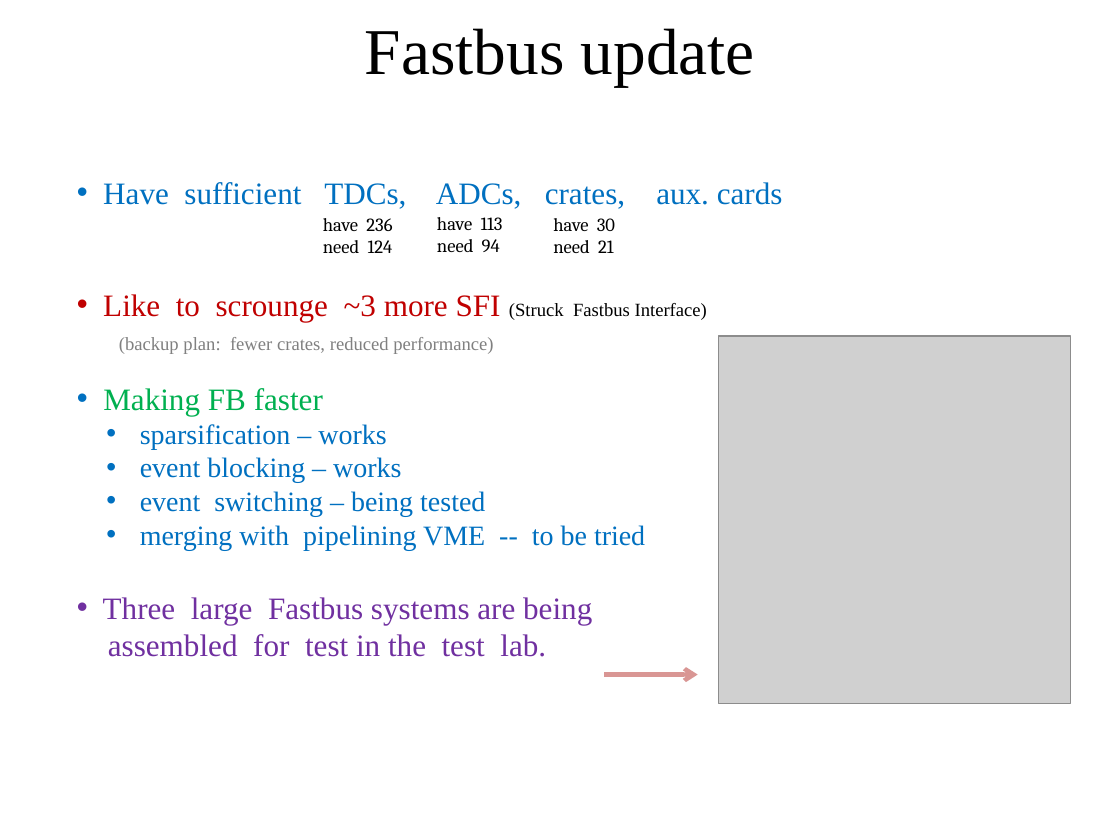
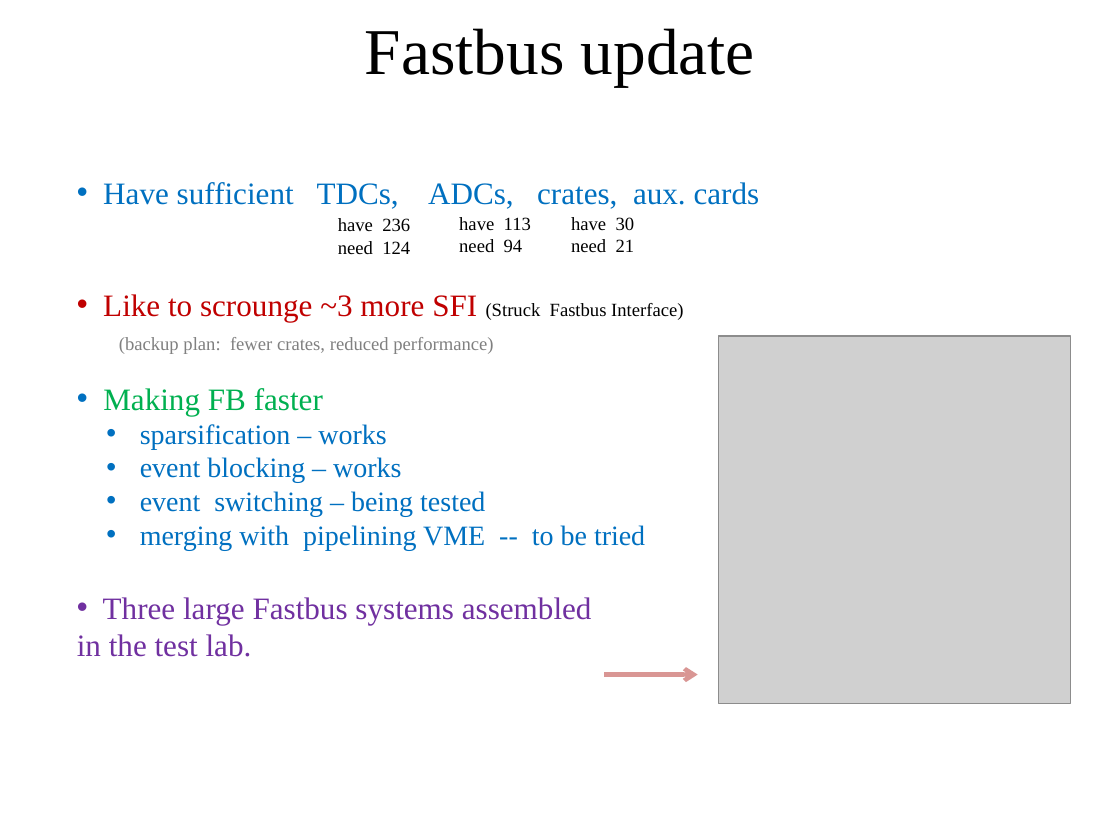
Before and after one commit to bmoffit/sbsdaq, a slide deck: slide 5 of 2015_DOE_Review/SuperBigBite DAQ update-Oct-20-2015.pptx. Drawn at 1120x840 pixels with LibreOffice and Linux fonts; fonts in the diff are those of the drawing; grey boxes stand for pictures; background and template pictures are left out. Boxes give left, top, right and bottom in pixels: in the first picture for what was removed or moved away, otherwise in the second. Text is boxed around its words. In the diff, an @@ line names an element or a change of style, - is before the commit and + after.

```diff
--- a/2015_DOE_Review/SuperBigBite DAQ update-Oct-20-2015.pptx
+++ b/2015_DOE_Review/SuperBigBite DAQ update-Oct-20-2015.pptx
@@ text "have 236": place and size @@
-text "have 236" at [323,218,393,253]
+text "have 236" at [338,218,410,255]
@@ font Cambria to Times New Roman in 3 elements at [338,218,410,255], [571,217,635,253], [459,217,531,253] @@
@@ text "have 113": place and size @@
-text "have 113" at [437,217,503,252]
+text "have 113" at [459,217,531,253]
@@ text "have 30": place and size @@
-text "have 30" at [553,218,615,253]
+text "have 30" at [571,217,635,253]
@@ text at [77,597,592,657]: text changed @@
-• Three large Fastbus systems are being
-assembled for test in the test lab.
+• Three large Fastbus systems assembled
+  in the test lab.
```
Also in this commit, not shown: 4 other slides changed, 1 slide added, 1 slide removed, 2 other files.
